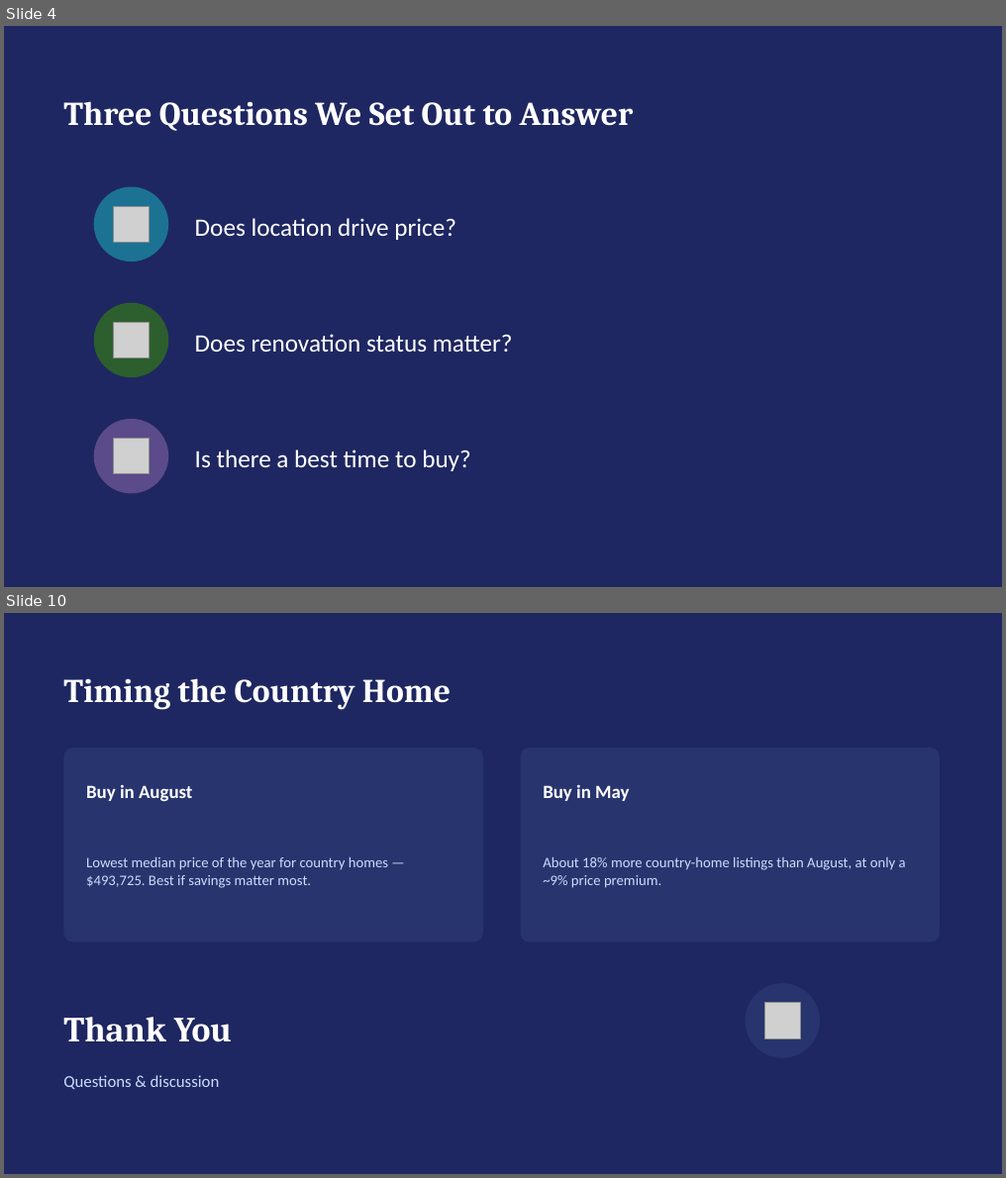
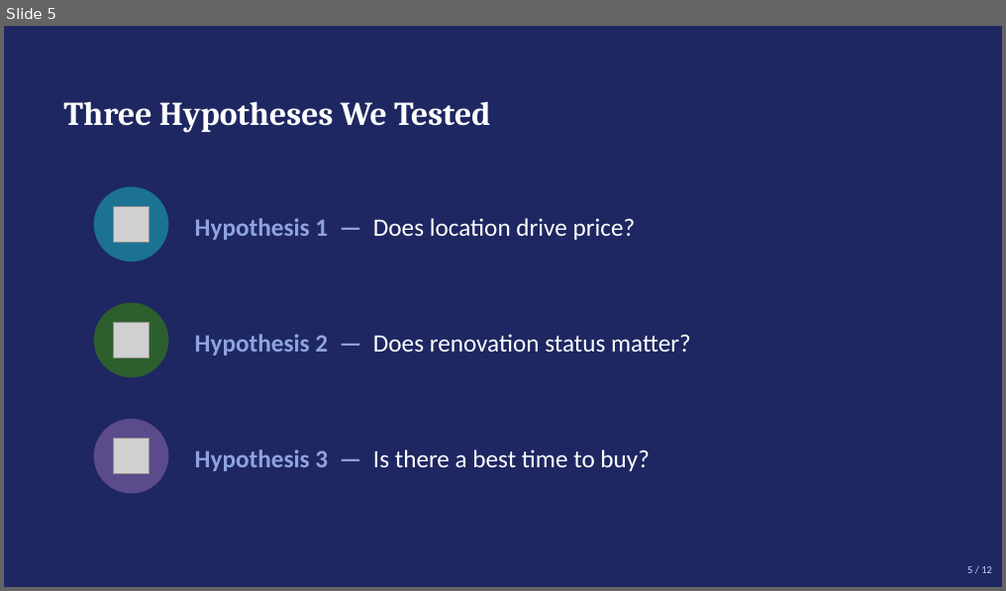
Before and after one commit to jolennd/ds-eda-project, a slide deck: presentation.pptx. Shown one above the other, each under a label of ours: slides 4 and 10 before the commit, slide 5 after it; the slides between them are not shown. The pictures are 1006x1178 and 1006x591 pixels, drawn with LibreOffice and Linux fonts; fonts in the diff are those of the drawing; grey boxes stand for pictures. Boxes give left, top, right and bottom in pixels: in the first picture for what was removed or moved away, otherwise in the second. Text is boxed around its words. In the diff, an @@ line names an element or a change of style, - is before the commit and + after.

Commit message:
Redesign presentation deck: slide numbers, business question slide, numbered hypotheses, takeaway-first layout, zip bubble charts on recommendation slides, consistent chart colors, accessibility fix, larger fonts, Final Recommendations recap

```diff
--- a/presentation.pptx
+++ b/presentation.pptx
@@ slide 10 removed at (4, 613, 1002, 1174), background #1E2761 @@
@@ text removed at (63, 678, 450, 710) @@
-Timing the Country Home
@@ rounded rectangle removed at (63, 748, 483, 943) @@
@@ rounded rectangle removed at (521, 748, 940, 943) @@
@@ text removed at (86, 784, 192, 801) @@
-Buy in August
@@ text removed at (543, 784, 629, 801) @@
-Buy in May
@@ text removed at (86, 858, 388, 888) @@
-Lowest median price of the year for country homes — $493,725. Best if savings matter most.
@@ text removed at (543, 858, 906, 888) @@
-About 18% more country-home listings than August, at only a ~9% price premium.
@@ ellipse removed at (746, 983, 820, 1059) @@
@@ text removed at (63, 1017, 232, 1043) @@
-Thank You
@@ picture removed at (764, 1003, 801, 1039) @@
@@ text removed at (63, 1075, 220, 1089) @@
-Questions & discussion
@@ what was slide 4 is now slide 5 @@
@@ slide 5 changed as well @@
@@ text at (63, 101, 490, 133): text changed @@
-Three Questions We Set Out to Answer
+Three Hypotheses We Tested
@@ text at (195, 218, 636, 240): text changed @@
-Does location drive price?
+Hypothesis 1 — Does location drive price?
@@ text at (195, 334, 691, 356): text changed @@
-Does renovation status matter?
+Hypothesis 2 — Does renovation status matter?
@@ text at (195, 450, 649, 472): text changed @@
-Is there a best time to buy?
+Hypothesis 3 — Is there a best time to buy?
@@ text added at (967, 567, 992, 573), 10 pt, text #CADCFC @@
+5 / 12
```
Also in this commit, not shown: 8 other slides changed, 3 slides added, 2 other files.
